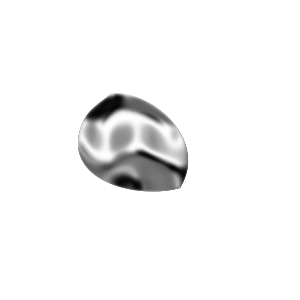
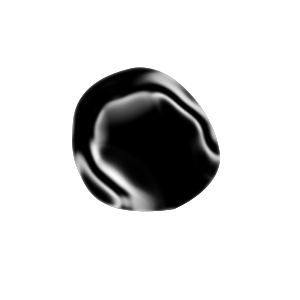
Layer changes from the first (300, 300) image to the second:
"Слой 1 копия": blend normal → multiply, painted on it over left=72, top=67, right=221, bottom=212
painted on "Слой 1" over left=72, top=67, right=221, bottom=212
removed layer "Фон копия" over left=72, top=67, right=221, bottom=212
